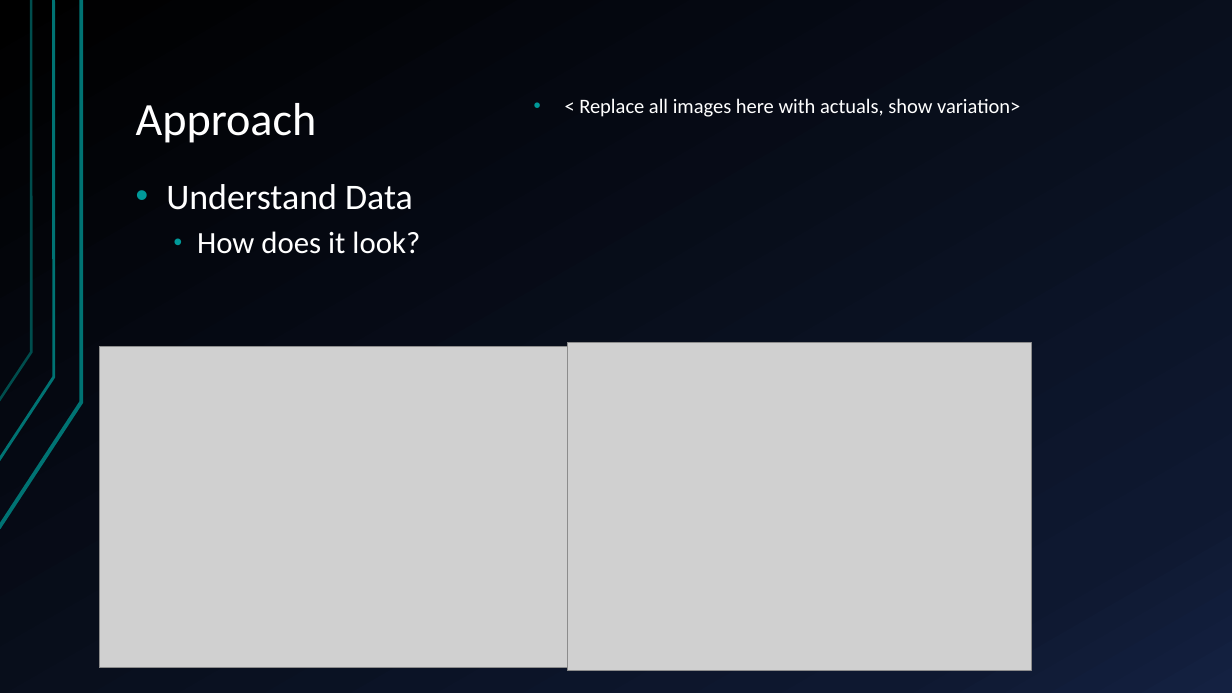
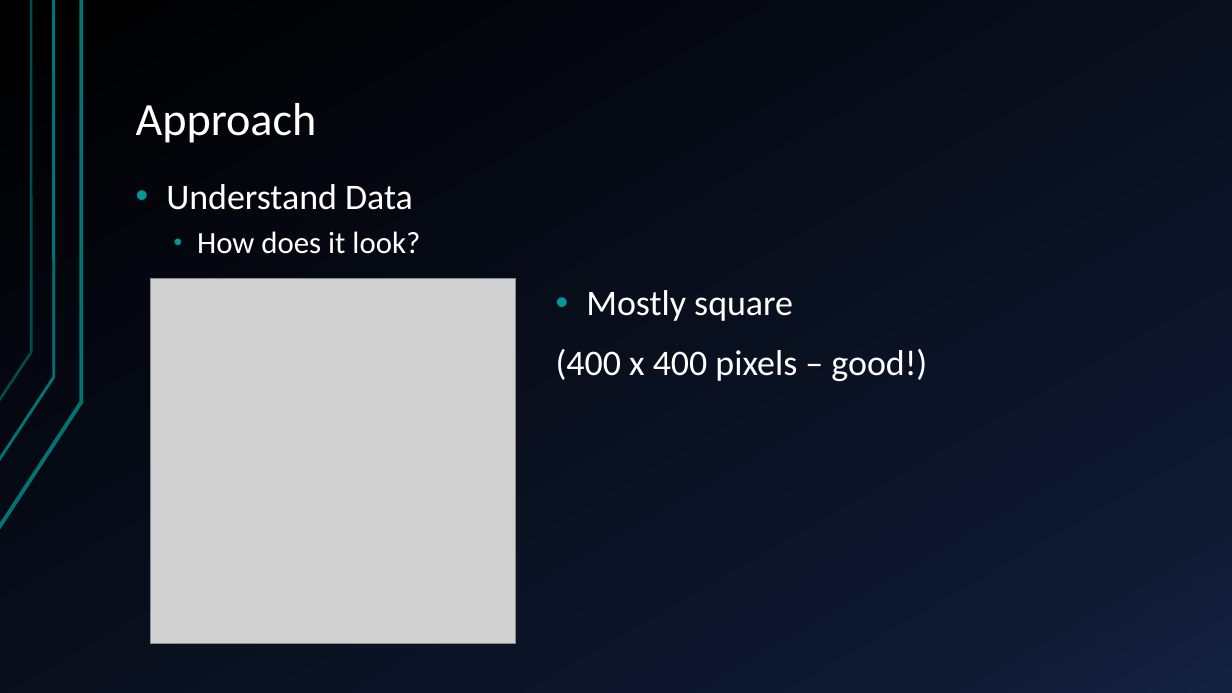
Before and after one commit to sofiary/teamunicornn, a slide deck: slide 15 of Western Power Hack-a-Gig Presentation.pptx (slide 16 before the commit). Drawn at 1232x693 pixels with LibreOffice and Linux fonts; fonts in the diff are those of the drawing; grey boxes stand for pictures. Boxes give left, top, right and bottom in pixels: in the first picture for what was removed or moved away, otherwise in the second. Text is boxed around its words. In the diff, an @@ line names an element or a change of style, - is before the commit and + after.

```diff
--- a/Western Power Hack-a-Gig Presentation.pptx
+++ b/Western Power Hack-a-Gig Presentation.pptx
@@ text removed at box(579, 98, 1020, 117) @@
-• < Replace all images here with actuals, show variation>
@@ picture: place and size @@
-picture at box(99, 347, 567, 668)
+picture at box(151, 278, 516, 643)
@@ text added at box(556, 290, 927, 381), 28 pt, text #FFFFFF @@
+• Mostly square
+(400 x 400 pixels – good!)
@@ picture removed at box(567, 343, 1031, 671) @@
```
Also in this commit, not shown: 6 other slides changed, 5 slides added, 3 slides removed.
